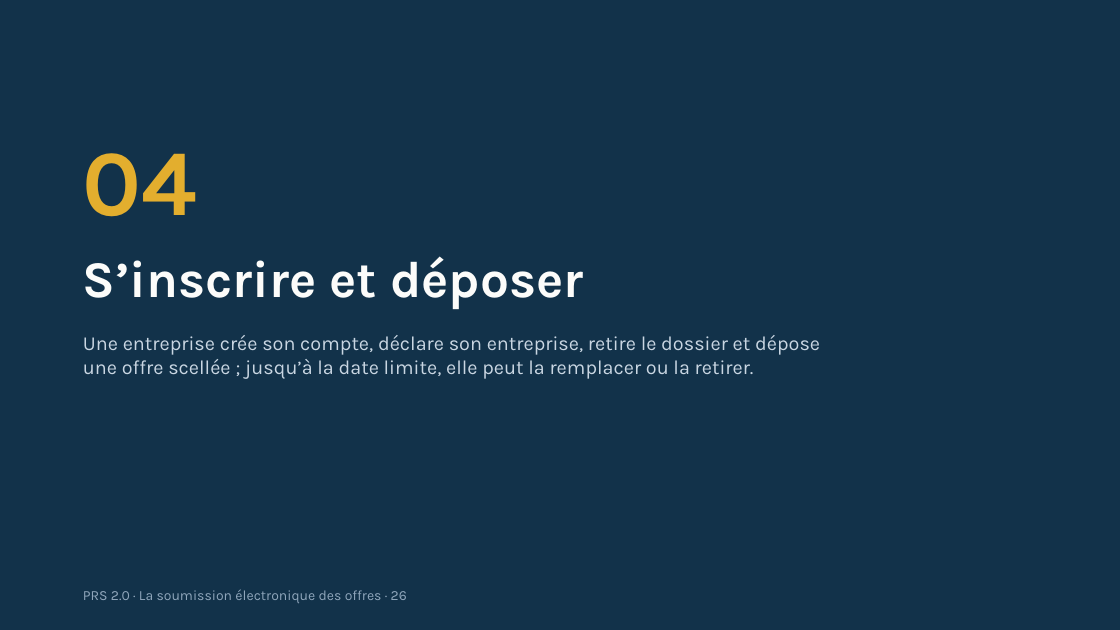
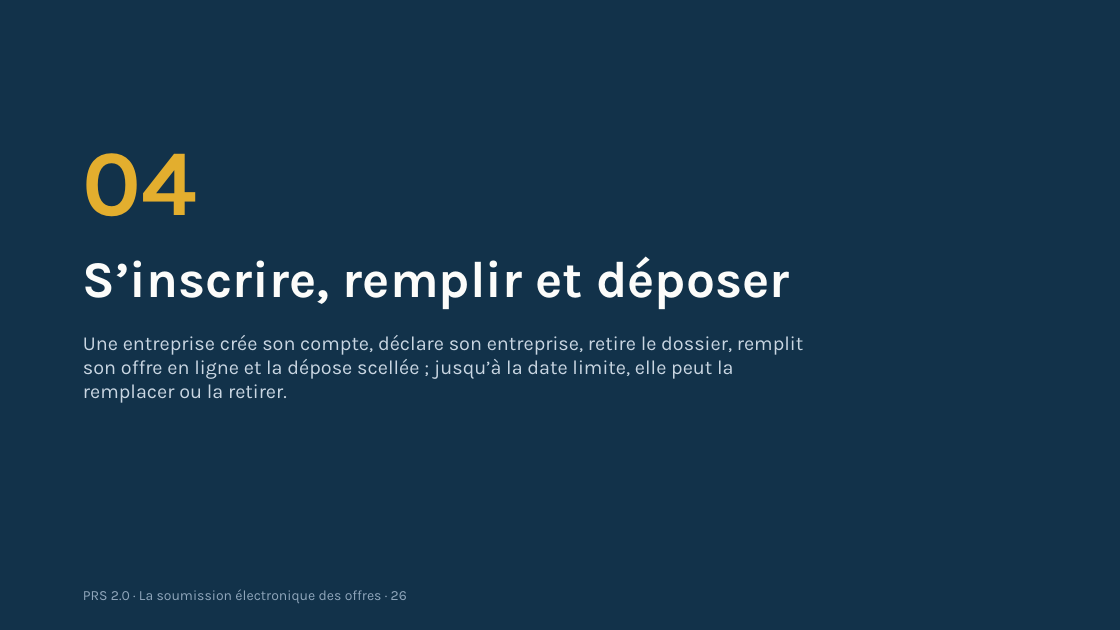
Before and after one commit to lralaitsilanihasy-create/PRS2.0-frontend, a slide deck: slide 26 of docs/documentation/PRS2-soumission-electronique-2026-10-05.pptx. Drawn at 1120x630 pixels with LibreOffice and Linux fonts; fonts in the diff are those of the drawing. Boxes give left, top, right and bottom in pixels: in the first picture for what was removed or moved away, otherwise in the second. Text is boxed around its words. In the diff, an @@ line names an element or a change of style, - is before the commit and + after.

```diff
--- a/docs/documentation/PRS2-soumission-electronique-2026-10-05.pptx
+++ b/docs/documentation/PRS2-soumission-electronique-2026-10-05.pptx
@@ text at box(83, 256, 789, 309): text changed @@
-S’inscrire et déposer
+S’inscrire, remplir et déposer
@@ text at box(83, 335, 803, 403): text changed @@
-Une entreprise crée son compte, déclare son entreprise, retire le dossier et dépose une offre scellée ; jusqu’à la date limite, elle peut la remplacer ou la retirer.
+Une entreprise crée son compte, déclare son entreprise, retire le dossier, remplit son offre en ligne et la dépose scellée ; jusqu’à la date limite, elle peut la remplacer ou la retirer.
```
Also in this commit, not shown: 32 other slides changed, 16 slides added.
